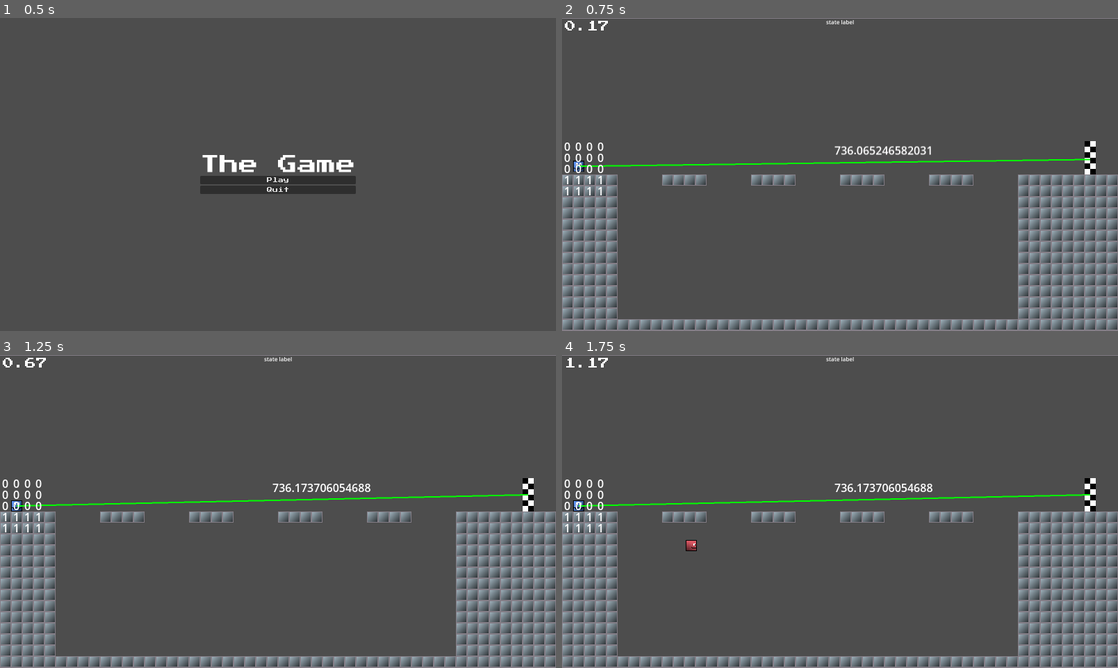
Above: before the commit, frames 1-4 (two rows, left to right).
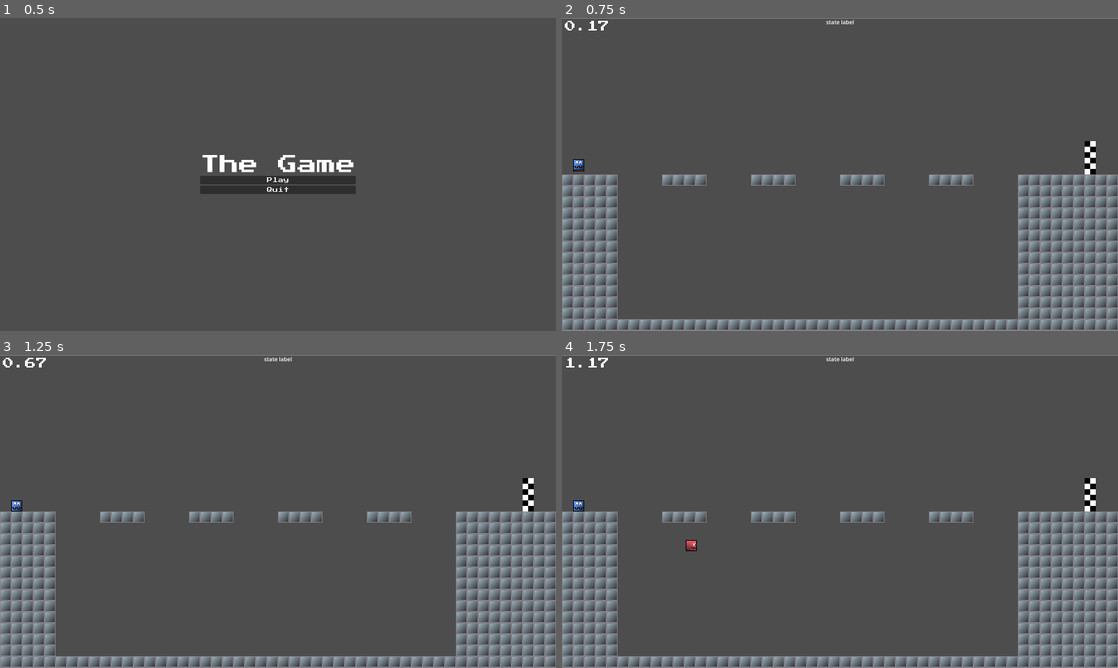
Above: after the commit, the same moments.

Repository: mdawso/dissertation
Game: Godot game, scene res://scenes/main.tscn
The game is run twice, just before and just after one commit, with the same random seed, the same clock (stepped at 60 frames per second) and the same inputs.
Inputs:
- Up to frame 1 (0.5 s): no input
- Up to frame 2 (0.75 s): click "Play" at 0.5 s
- Up to frame 3 (1.25 s): no input
- Up to frame 4 (1.75 s): hold Right (right) from 1.28 s (still down); hold Shift (sprint) from 1.28 s (still down); tap Space (jump) at 1.52 s

Frame 1 is identical in both runs. In frame 2, 1.1% of the frame differs, in the area x 0-95%, y 39-57%; in frame 3, 1.0%; in frame 4, 1.0%.

Commit message:
fixed the bug where the finishline vec isnt drawn properly

Diff:
--- a/scenes/ai_player.tscn
+++ b/scenes/ai_player.tscn
@@ -23,6 +23,7 @@
 
 [node name="DEBUG_FinishLineVector" type="Line2D" parent="FinishLineRaycast"]
 unique_name_in_owner = true
+visible = false
 points = PackedVector2Array(0, 0, 0, 0)
 width = 2.0
 
@@ -34,6 +35,7 @@
 
 [node name="DEBUG_VisibleTileLabels" type="Node2D" parent="."]
 unique_name_in_owner = true
+visible = false
 top_level = true
 
 [node name="DEBUG_CanvasLayer" type="CanvasLayer" parent="."]
--- a/scripts/ai_player.gd
+++ b/scripts/ai_player.gd
@@ -29,6 +29,8 @@
 		peer.put_data(("Hello from %s" % [self]).to_ascii_buffer())
 
 func _physics_process(delta: float) -> void:
+
+	move_and_slide()
 
 	# apply gravity
 	if not is_on_floor():
@@ -75,7 +77,7 @@
 						debug_visible_tile_labels.add_child(newLabel)
 
 		if Globals.FinishLine:
-			var vecToFinishLine = Globals.FinishLine.position - self.position
+			var vecToFinishLine = Globals.FinishLine.global_position - self.global_position
 			finish_line_raycast.set_target_position(vecToFinishLine)
 			distToFinishLine = vecToFinishLine.length()
 			finishLineVisible = not finish_line_raycast.is_colliding()
@@ -121,8 +123,3 @@
 					velocity.x = SPEED
 				elif data.jump == true and is_on_floor():
 					velocity.y = JUMP_VELOCITY
-
-				move_and_slide()
-
-	if peer.get_status() != 2: # we still want to apply gravity if the ai is not connected
-		move_and_slide()
